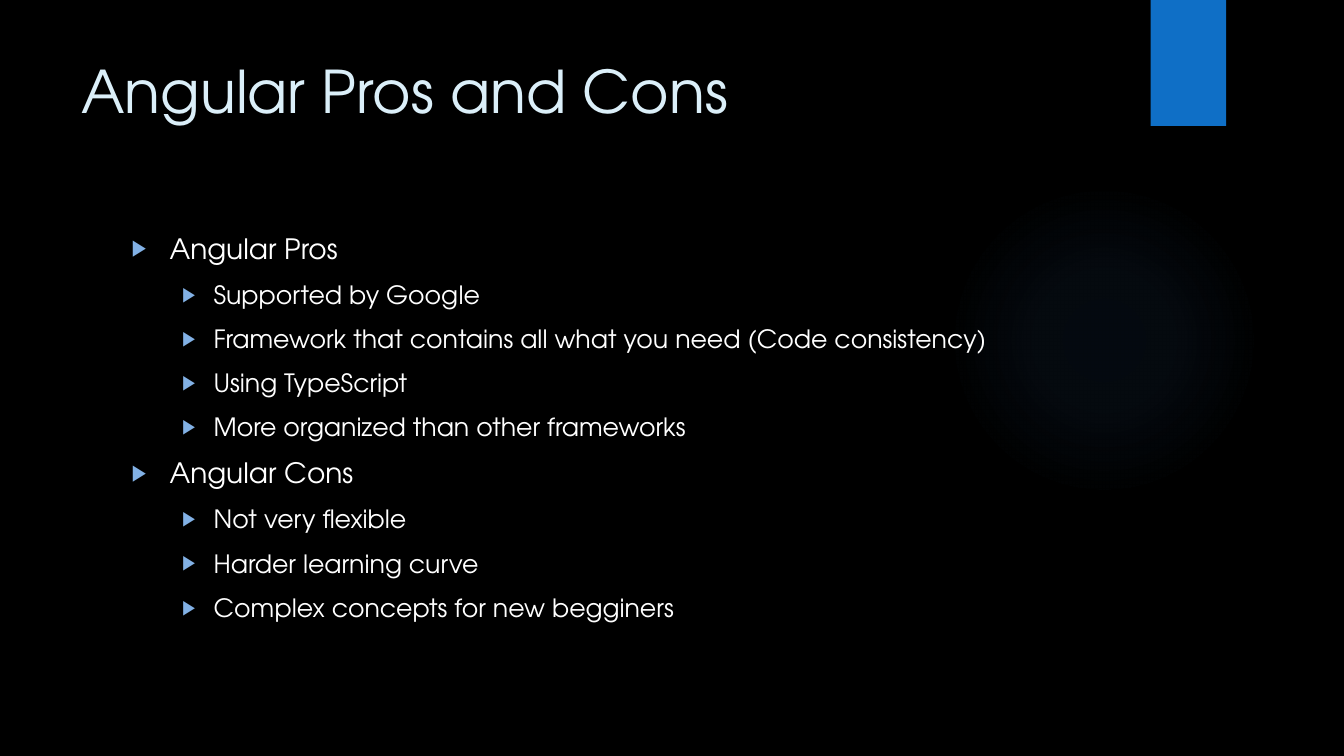
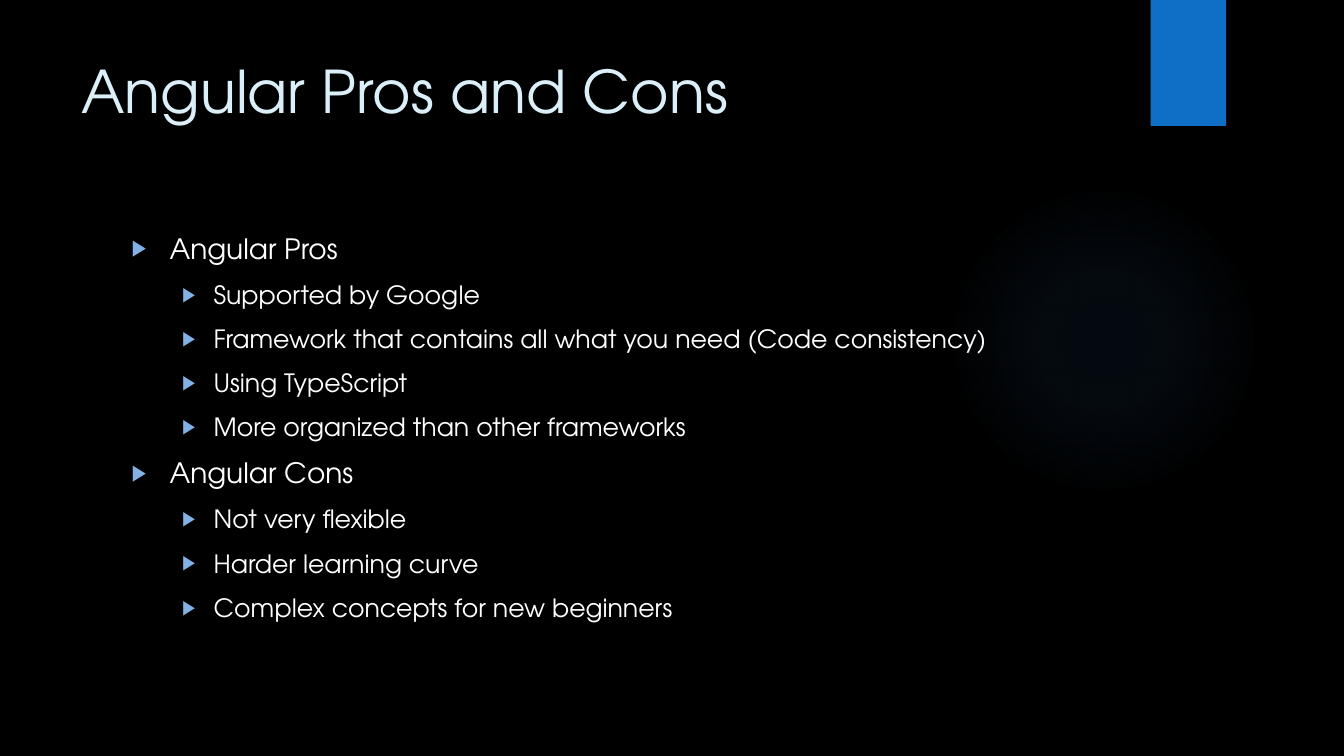
Before and after one commit to ramymibrahim/Sprints-Angular-Course, a slide deck: slide 12 of Angular Course.pptx. Drawn at 1344x756 pixels with LibreOffice and Linux fonts; fonts in the diff are those of the drawing; background and template pictures are left out. Boxes give left, top, right and bottom in pixels: in the first picture for what was removed or moved away, otherwise in the second. Text is boxed around its words. In the diff, an @@ line names an element or a change of style, - is before the commit and + after.

```diff
--- a/Angular Course.pptx
+++ b/Angular Course.pptx
@@ text at (214,598,672,623): text changed @@
-  ▶ Complex concepts for new begginers
+  ▶ Complex concepts for new beginners
```
Also in this commit, not shown: 1 other slide changed, 21 other files.
